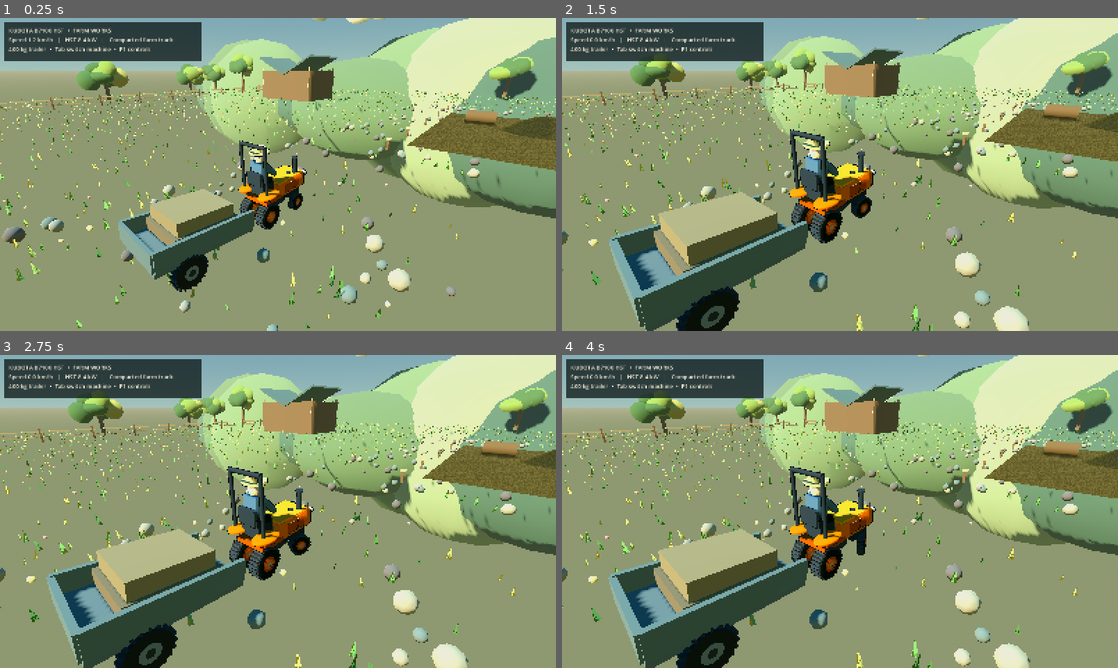
Above: before the commit, frames 1-4 (two rows, left to right).
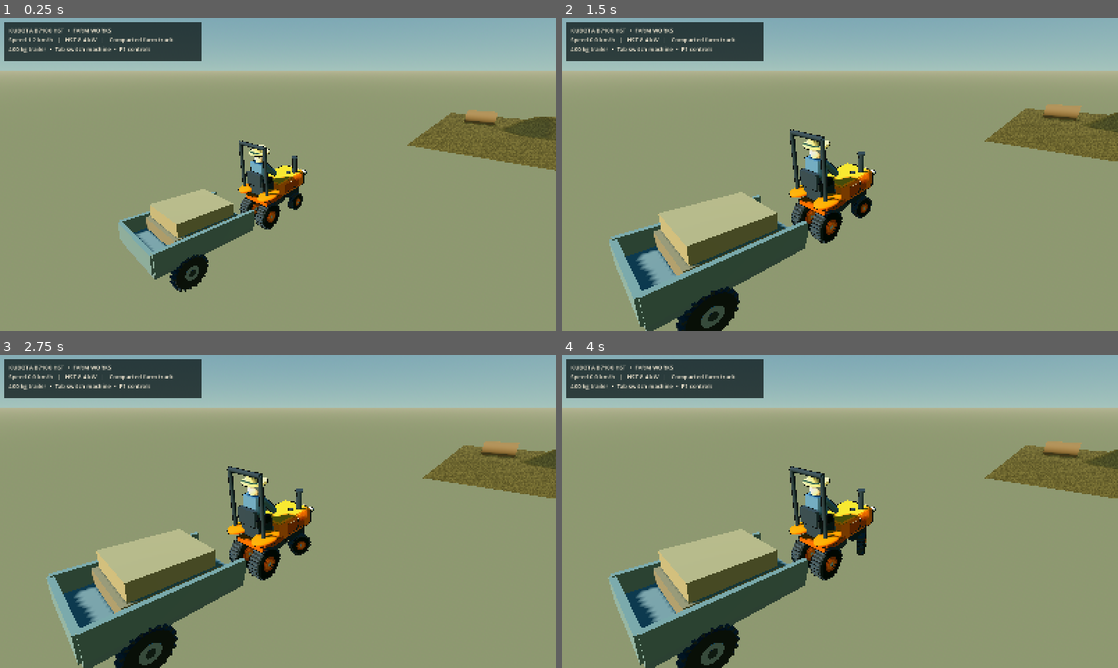
Above: after the commit, the same moments.

Repository: sn97ty8yn4-jpg/landworks
Game: Godot game, scene res://landworks/scenes/sandbox_world.tscn
The game is run twice, just before and just after one commit, with the same random seed, the same clock (stepped at 60 frames per second) and the same inputs.
Inputs (mouse positions are in pixels of both pictures, inside the frame that each line leads up to):
- Up to frame 1 (0.25 s): no input
- Up to frame 2 (1.5 s): tap Enter at 0.5 s; move the mouse to (962, 158) at 0.52 s; hold D 0.53-1.25 s; hold I 0.53-1.25 s; click (962, 158) at 0.67 s; tap Space at 0.77 s; drag from (728, 190) to (812, 237) at 1.27 s
- Up to frame 3 (2.75 s): move the mouse to (333, 442) at 2.02 s; hold D from 2.03 s (still down); hold O from 2.03 s (still down)
- Up to frame 4 (4 s): release D at 2.75 s; release O at 2.75 s; drag from (812, 574) to (673, 464) at 2.77 s; move the mouse to (1006, 558) at 3.52 s; hold A from 3.53 s (still down); hold P from 3.53 s (still down); tap Space at 3.77 s

The runs differ from the first frame. In frame 1, 25% of the frame differs, in the area x 0-100%, y 0-100%; in frame 2, 26%; in frame 3, 26%; in frame 4, 26%.
Error after the commit: Parse Error: Cannot infer the type of "above" variable because the value doesn't have a set type. (res://landworks/scripts/art_scene.gd:192)

Commit message:
Replace geometric hill ellipsoids with layered continuous ridges and correct barn gable roof

Diff:
--- a/landworks/scripts/art_scene.gd
+++ b/landworks/scripts/art_scene.gd
@@ -163,35 +163,73 @@
     add_child(node)
     scenery_count += 1
 
+# Organic multi-depth ridge silhouettes, rather than giant ellipsoids.
+# Procedural geometry has no collisions, no runtime recomputation and
+# does not interfere with the camera or the excavation heightfield.
+func _hill_ridge(name: String, z_depth: float, base: float, relief: float,
+        phase: float, colour: Color) -> void:
+    var points := PackedVector3Array()
+    var normals := PackedVector3Array()
+    var vertex_colour := PackedColorArray()
+    var at := -148.0
+    for index in range(100):
+        var x := -148.0 + float(index) * 3.0
+        var t := x * 0.034 + phase
+        var y := base + relief * (
+            0.46 * sin(t) + 0.33 * cos(t * 1.83 + 0.45) +
+            0.19 * sin(t * 3.2 - phase * 0.4))
+        var crest := Vector3(x, maxf(1.5, y), z_depth)
+        var foot := Vector3(x, -21.0, z_depth)
+        if index > 0:
+            var last: Vector3 = Vector3(at, maxf(1.5, base + relief * (
+                0.46 * sin(at * 0.034 + phase) +
+                0.33 * cos((at * 0.034 + phase)*1.83+0.45) +
+                0.19 * sin((at * 0.034 + phase)*3.2-phase*0.4))), z_depth)
+            var last_foot := Vector3(at,-21.0,z_depth)
+            for v in [last_foot,crest,last, last_foot,foot,crest]:
+                points.append(v)
+                normals.append(Vector3(0,0,1))
+                var above := v.y > -4.0
+                vertex_colour.append(colour.lightened(0.14) if above
+                    else colour.darkened(0.17))
+        at = x
+    var arrays := []
+    arrays.resize(Mesh.ARRAY_MAX)
+    arrays[Mesh.ARRAY_VERTEX] = points
+    arrays[Mesh.ARRAY_NORMAL] = normals
+    arrays[Mesh.ARRAY_COLOR] = vertex_colour
+    var mesh := ArrayMesh.new()
+    mesh.add_surface_from_arrays(Mesh.PRIMITIVE_TRIANGLES, arrays)
+    var mat := StandardMaterial3D.new()
+    mat.vertex_color_use_as_albedo = true
+    mat.roughness = 1.0
+    mat.shading_mode = BaseMaterial3D.SHADING_MODE_UNSHADED
+    mat.cull_mode = BaseMaterial3D.CULL_DISABLED
+    var item := MeshInstance3D.new()
+    item.name = name
+    item.mesh = mesh
+    item.material_override = mat
+    add_child(item)
+    scenery_count += 1
+
 func _distant_hills() -> void:
-    # Ring-like illustrated hills well beyond the physical 140m yard.
-    var colors := [Color("#526d59"),Color("#6c835e"),
-        Color("#7f936a"),Color("#a0aa80")]
-    var hill_materials: Array[Material] = []
-    for tint in colors:
-        var paint := StandardMaterial3D.new()
-        paint.albedo_color = tint
-        paint.roughness = 1.0
-        paint.diffuse_mode = BaseMaterial3D.DIFFUSE_TOON
-        hill_materials.append(paint)
-    for n in range(17):
-        var x := -115.0 + float(n) * 15.0
-        var z := -79.0 + float(n % 3) * 6.0
-        var rise := 19.0 + 7.0 * sin(float(n) * 1.17)
-        _ball(self,Vector3(x,-7.5,z),
-            Vector3(26.0,rise,21.0),hill_materials[n%hill_materials.size()])
+    _hill_ridge("FarBlueGreenRidge",-131.0,12.0,14.0,0.45,Color("#92ada6"))
+    _hill_ridge("MiddleOliveRidge",-105.0,10.3,12.0,1.63,Color("#76947d"))
+    _hill_ridge("NearbyWoodedRidge",-82.0,6.4,8.4,3.35,Color("#5d805d"))
+    # Small terracotta-roofed hill village: the impression of rural scale,
+    # outside the actual 140m physical world boundary.
     var village := Node3D.new()
     village.name = "Hillside_Village"
-    village.position = Vector3(-21.0,5.2,-75.0)
+    village.position = Vector3(-21.0,6.4,-76.0)
     add_child(village)
     for i in range(8):
         var x := -13.0 + float(i) * 3.7
         var y := 3.5 + float(i%3)*1.10
-        _box(village,Vector3(2.65,y,2.50),
-            Vector3(x,y*0.5,0),_p("white"))
-        _box(village,Vector3(3.0,0.32,2.8),
-            Vector3(x,y+0.22,0),_p("clay"),
-            Vector3(0,0,deg_to_rad(14 if i%2==0 else -14)))
+        _box(village,Vector3(2.65,y,2.50),Vector3(x,y*0.5,0),
+            _p("white"))
+        _box(village,Vector3(3.0,0.32,2.8),Vector3(x,y+0.22,0),
+            _p("clay"),Vector3(0,0,deg_to_rad(
+                14.0 if i%2==0 else -14.0)))
     _box(village,Vector3(1.40,9.2,1.70),
         Vector3(4.5,5.2,0.25),_p("earth_light"))
     _box(village,Vector3(1.90,0.8,2.0),
@@ -209,11 +247,20 @@
         _box(b, Vector3(0.21, 4.8, 0.30), Vector3(x, 2.42, -3.86), _p("timber"))
     for y in [1.0, 2.2, 3.5, 4.5]:
         _box(b, Vector3(10.2, 0.19, 0.31), Vector3(0,y,-3.82), _p("earth_light"))
-    # Shingled gable with actual inclined panels. No collision is needed.
-    _box(b, Vector3(5.9, 0.27, 8.2), Vector3(-2.58, 5.31, 0),
-        _p("tin"), Vector3(0,0,deg_to_rad(-26)))
-    _box(b, Vector3(5.9, 0.27, 8.2), Vector3(2.58, 5.31, 0),
-        _p("tin"), Vector3(0,0,deg_to_rad(26)))
+    # A proper joined gable (previous roof panels formed a floating V).
+    # The ridge is high at the centre, eaves meet the wall at x=+/-5.
+    _box(b,Vector3(5.25,0.22,8.2),Vector3(-2.46,5.44,0),
+        _p("tin"),Vector3(0,0,deg_to_rad(20.0)))
+    _box(b,Vector3(5.25,0.22,8.2),Vector3(2.46,5.44,0),
+        _p("tin"),Vector3(0,0,deg_to_rad(-20.0)))
+    for side in [-1.0,1.0]:
+        for i in range(8):
+            var roof_x := float(side)*(0.44+float(i)*0.62)
+            var roof_y := 6.28-absf(roof_x)*0.363
+            _box(b,Vector3(0.023,0.045,8.1),
+                Vector3(roof_x,roof_y,0),_p("earth_light"))
+    _pole(b,Vector3(0,6.41,-4.1),Vector3(0,6.41,4.1),
+        0.065,_p("tin"))
     for x in [-4.8, 4.8]:
         for z in [-3.6, 3.6]:
             _pole(b, Vector3(x,0,z), Vector3(x,5.0,z), 0.15, _p("earth_light"))
